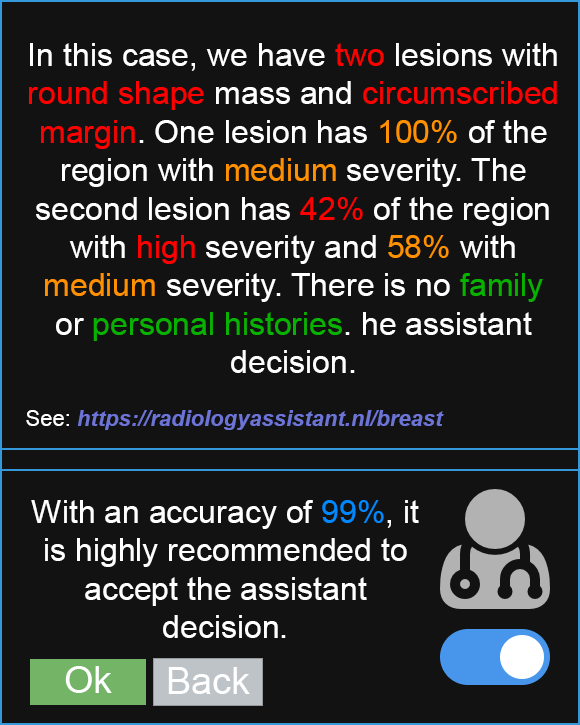
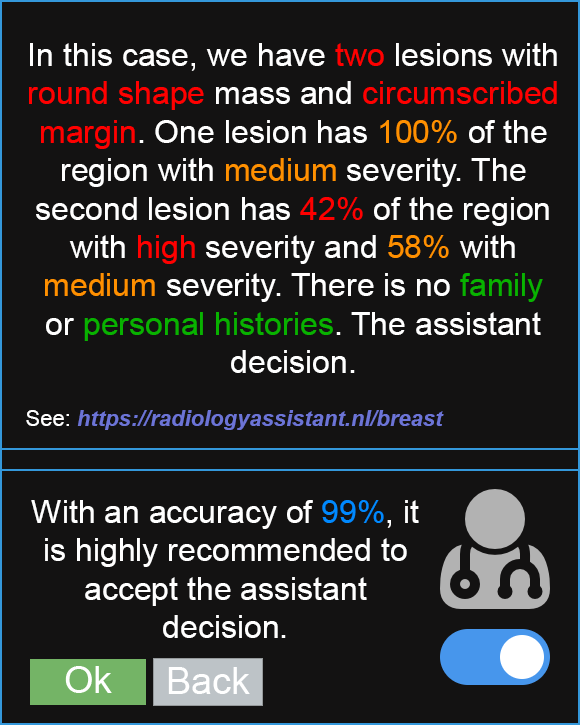
Before/after of a 580 x 725 layered artwork. What changed in the layer stack:
painted on "Text Details" over [46, 312, 541, 341]
